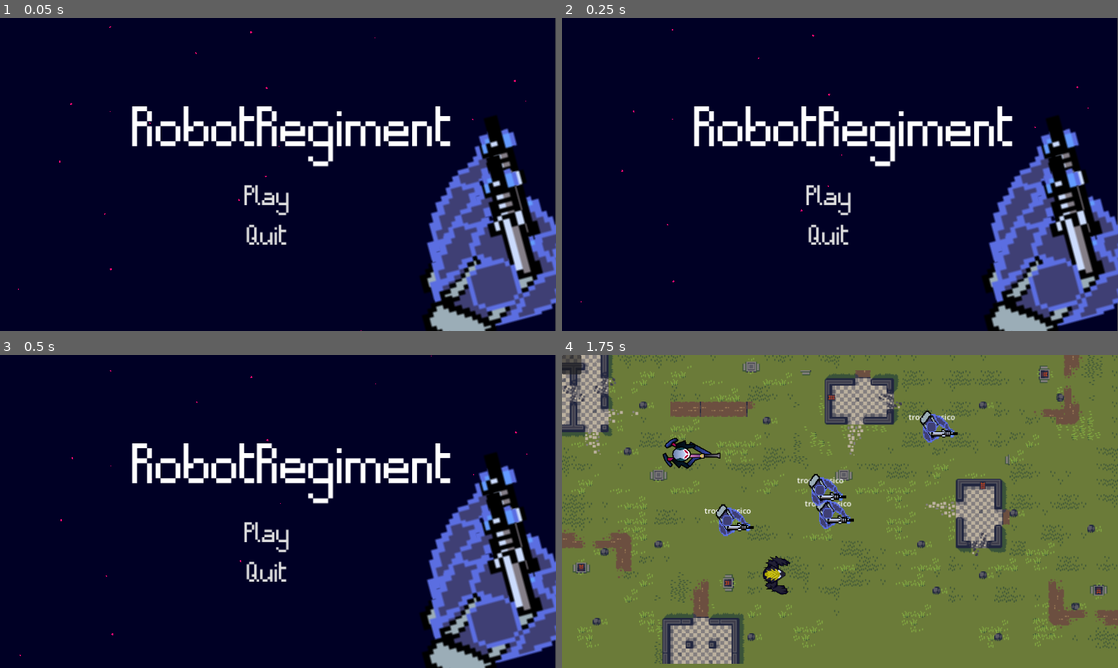
Above: before the commit, frames 1-4 (two rows, left to right).
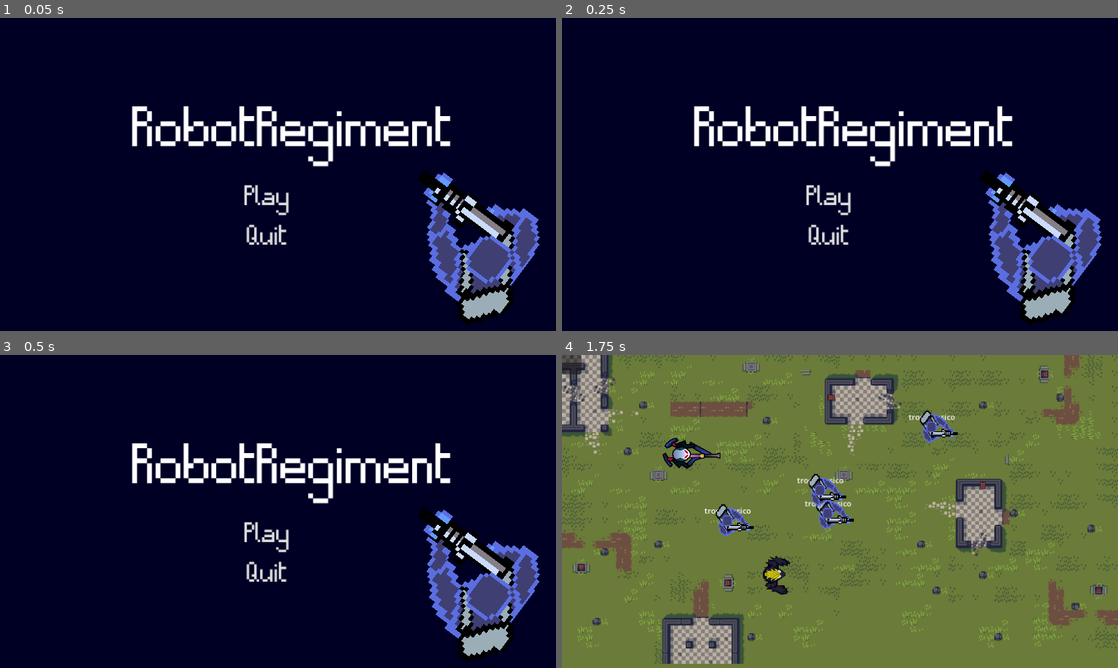
Above: after the commit, the same moments.

Repository: Denomycor/ddj
Game: Godot game, scene res://assets/scenes/game.tscn
The game is run twice, just before and just after one commit, with the same random seed, the same clock (stepped at 60 frames per second) and the same inputs.
Inputs (mouse positions are in pixels of both pictures, inside the frame that each line leads up to):
- Up to frame 1 (0.05 s): no input
- Up to frame 2 (0.25 s): no input
- Up to frame 3 (0.5 s): no input
- Up to frame 4 (1.75 s): click "Play" at 0.5 s; tap Enter at 1.25 s; move the mouse to (962, 495) at 1.27 s; click (962, 495) at 1.42 s

The runs differ from the first frame. In frame 1, 11% of the frame differs, in the area x 3-100%, y 0-100%; in frame 2, 11%; in frame 3, 11%; in frame 4, nothing differs.
Error after the commit: Attempt to call function 'play' in base 'null instance' on a null instance. (res://assets/scripts/game.gd:28)

Commit message:
Main menu fixed

Diff:
--- a/assets/scenes/game.tscn
+++ b/assets/scenes/game.tscn
@@ -18,42 +18,6 @@
 [sub_resource type="StyleBoxFlat" id="StyleBoxFlat_seqxo"]
 bg_color = Color(0.6, 0.6, 0.6, 0)
 
-[sub_resource type="Animation" id="Animation_dd1fe"]
-length = 0.001
-tracks/0/type = "value"
-tracks/0/imported = false
-tracks/0/enabled = true
-tracks/0/path = NodePath("VBoxContainer/play/Sprite2D:frame")
-tracks/0/interp = 1
-tracks/0/loop_wrap = true
-tracks/0/keys = {
-"times": PackedFloat32Array(0),
-"transitions": PackedFloat32Array(1),
-"update": 1,
-"values": [0]
-}
-
-[sub_resource type="Animation" id="Animation_oxduq"]
-resource_name = "shoot"
-tracks/0/type = "value"
-tracks/0/imported = false
-tracks/0/enabled = true
-tracks/0/path = NodePath("VBoxContainer/play/Sprite2D:frame")
-tracks/0/interp = 1
-tracks/0/loop_wrap = true
-tracks/0/keys = {
-"times": PackedFloat32Array(0, 0.0333333, 0.0666667, 0.1, 0.133333, 0.166667),
-"transitions": PackedFloat32Array(1, 1, 1, 1, 1, 1),
-"update": 1,
-"values": [0, 1, 2, 3, 4, 5]
-}
-
-[sub_resource type="AnimationLibrary" id="AnimationLibrary_gcgfi"]
-_data = {
-"RESET": SubResource("Animation_dd1fe"),
-"shoot": SubResource("Animation_oxduq")
-}
-
 [sub_resource type="StyleBoxFlat" id="StyleBoxFlat_b311q"]
 bg_color = Color(0.6, 0.6, 0.6, 0)
 
@@ -66,6 +30,10 @@
 [sub_resource type="StyleBoxFlat" id="StyleBoxFlat_osj8r"]
 bg_color = Color(0.6, 0.6, 0.6, 0)
 
+[sub_resource type="AtlasTexture" id="AtlasTexture_cfy7r"]
+atlas = ExtResource("3_nogq8")
+region = Rect2(0, 0, 111.4, 98.4)
+
 [node name="game" type="Control"]
 layout_mode = 3
 anchors_preset = 0
@@ -74,13 +42,17 @@
 [node name="main_menu" type="CanvasLayer" parent="."]
 
 [node name="ColorRect" type="ColorRect" parent="main_menu"]
-offset_right = 1150.0
-offset_bottom = 650.0
+anchors_preset = 15
+anchor_right = 1.0
+anchor_bottom = 1.0
+grow_horizontal = 2
+grow_vertical = 2
 color = Color(0, 0, 0.145098, 1)
 
 [node name="CPUParticles2D" type="CPUParticles2D" parent="main_menu/ColorRect"]
 material = SubResource("CanvasItemMaterial_8mmhl")
 position = Vector2(581, -9)
+emitting = false
 amount = 500
 lifetime = 10.0
 one_shot = true
@@ -140,19 +112,6 @@
 text = "Play"
 icon_alignment = 1
 
-[node name="Sprite2D" type="Sprite2D" parent="main_menu/VBoxContainer/play"]
-position = Vector2(476, -31)
-rotation = -1.83434
-scale = Vector2(4.74, 4.74)
-texture = ExtResource("3_nogq8")
-hframes = 6
-
-[node name="AnimationPlayer" type="AnimationPlayer" parent="main_menu/VBoxContainer/play/Sprite2D"]
-root_node = NodePath("../../../..")
-libraries = {
-"": SubResource("AnimationLibrary_gcgfi")
-}
-
 [node name="quit" type="Button" parent="main_menu/VBoxContainer"]
 layout_mode = 2
 size_flags_horizontal = 4
@@ -170,18 +129,22 @@
 theme_override_styles/normal = SubResource("StyleBoxFlat_osj8r")
 text = "Quit"
 
-[node name="Sprite2D" type="Sprite2D" parent="main_menu/VBoxContainer/quit"]
-position = Vector2(476, -31)
-rotation = -1.83434
-scale = Vector2(4.74, 4.74)
-texture = ExtResource("3_nogq8")
-hframes = 6
-
-[node name="AnimationPlayer" type="AnimationPlayer" parent="main_menu/VBoxContainer/quit/Sprite2D"]
-root_node = NodePath("../../../..")
-libraries = {
-"": SubResource("AnimationLibrary_gcgfi")
-}
+[node name="TextureRect" type="TextureRect" parent="main_menu"]
+texture_filter = 1
+anchors_preset = 3
+anchor_left = 1.0
+anchor_top = 1.0
+anchor_right = 1.0
+anchor_bottom = 1.0
+offset_left = -168.0
+offset_top = 79.9999
+offset_right = -57.0
+offset_bottom = 178.0
+grow_horizontal = 0
+grow_vertical = 0
+rotation = 3.78387
+scale = Vector2(4, 4)
+texture = SubResource("AtlasTexture_cfy7r")
 
 [connection signal="mouse_entered" from="main_menu/VBoxContainer/play" to="." method="_on_play_mouse_entered"]
 [connection signal="mouse_entered" from="main_menu/VBoxContainer/quit" to="." method="_on_quit_mouse_entered"]
Not shown: 1 places in assets/scenes/game.tscn that only renumber resources
